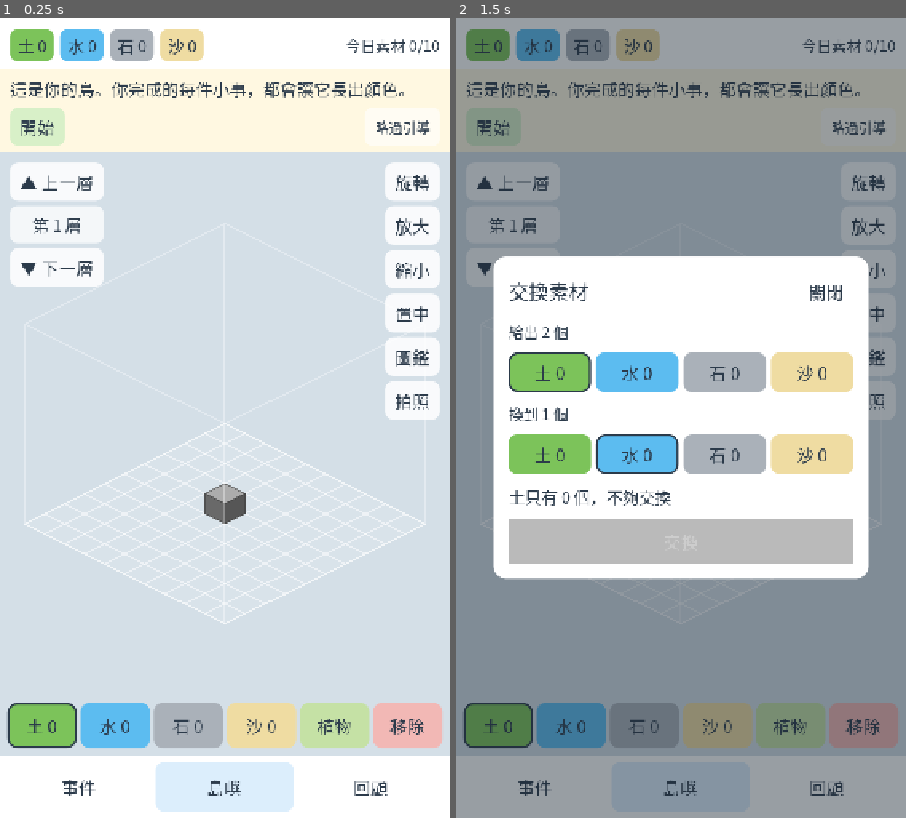
Above: before the commit, frames 1-2 (left to right).
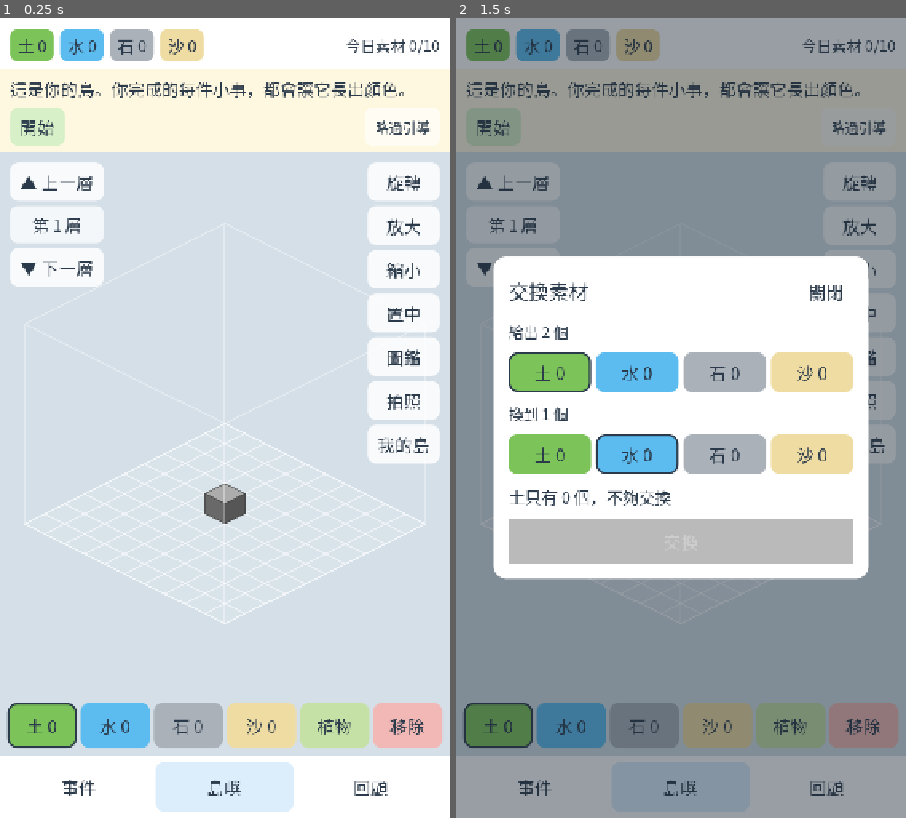
Above: after the commit, the same moments.

Repository: corgi8cm/IsLog
Game: Godot game, scene res://scenes/main.tscn
The game is run twice, just before and just after one commit, with the same random seed, the same clock (stepped at 60 frames per second) and the same inputs.
Inputs:
- Up to frame 1 (0.25 s): no input
- Up to frame 2 (1.5 s): click "土 0" at 0.5 s; click "水 0" at 1.25 s

The runs differ from the first frame. In frame 1, 2.5% of the frame differs, in the area x 81-98%, y 18-56%; in frame 2, 0.4%.

Commit message:
多島與封存：每 100 件解鎖新島，一次只蓋一座，收起來的島時間停止
- 「我的島」列出所有島嶼，可建立新島或把封存的島拿出來
- 封存時記錄日期與時間，拿出來時把褪色與問號計時往後推
- 每座島獨立存檔，玩家存檔記錄島嶼清單與目前的島

Co-Authored-By: Claude Opus 5.5 <noreply@anthropic.com>

Diff:
--- a/scripts/core/game_data.gd
+++ b/scripts/core/game_data.gd
@@ -30,6 +30,12 @@
 var tutorial_step: int = Tutorial.Step.DONE
 ## 已經顯示過的情境提示（第一次達到每日上限、第一次褪色……）。
 var tips_shown: Dictionary = {}
+## 多島：擁有的島嶼 id 與目前在蓋的那一座。
+var island_ids: Array = [0]
+var current_island := 0
+
+## 每完成幾件事件解鎖一座新島。
+const EVENTS_PER_ISLAND := 100
 
 
 func add_event(title: String, now_unix: int, subtask_titles: Array = []) -> Dictionary:
@@ -86,6 +92,20 @@
 	if is_pro:
 		return -1
 	return maxi(0, DAILY_LIMIT - completions_on(date))
+
+
+## 依累計完成件數可以擁有幾座島（第一座免費，之後每 100 件一座）。
+func islands_unlocked() -> int:
+	return 1 + total_completed / EVENTS_PER_ISLAND
+
+
+func can_create_island() -> bool:
+	return island_ids.size() < islands_unlocked()
+
+
+## 距離下一座島還差幾件。
+func events_to_next_island() -> int:
+	return EVENTS_PER_ISLAND * island_ids.size() - total_completed
 
 
 ## 素材交換：EXCHANGE_COST 個 from 換 1 個 to。
@@ -253,6 +273,8 @@
 		"seen_animals": seen_animals.duplicate(),
 		"tutorial_step": tutorial_step,
 		"tips_shown": tips_shown.duplicate(),
+		"island_ids": island_ids.duplicate(),
+		"current_island": current_island,
 	}
 
 
@@ -314,6 +336,14 @@
 			if Catalog.is_animal(str(species)):
 				g.seen_animals[str(species)] = str(seen[species])
 	g.tutorial_step = clampi(int(d.get("tutorial_step", Tutorial.Step.DONE)), 0, Tutorial.Step.DONE)
+	var ids: Array = []
+	for raw_id in d.get("island_ids", [0]):
+		if not ids.has(int(raw_id)):
+			ids.append(int(raw_id))
+	g.island_ids = ids if not ids.is_empty() else [0]
+	g.current_island = int(d.get("current_island", g.island_ids[0]))
+	if not g.island_ids.has(g.current_island):
+		g.current_island = g.island_ids[0]
 	var tips = d.get("tips_shown", {})
 	if typeof(tips) == TYPE_DICTIONARY:
 		for k in tips:
--- a/scripts/core/island_data.gd
+++ b/scripts/core/island_data.gd
@@ -30,6 +30,11 @@
 var next_animal_id := 1
 var last_care_date := ""
 var fade_base := 0.0
+var name := ""
+## 封存：收起來的島時間停止。記下封存當天與時間，拿出來時把褪色與動物的計時往後推。
+var archived := false
+var archived_on := ""
+var archived_at := 0
 
 
 static func in_bounds(p: Vector3i) -> bool:
@@ -158,6 +163,36 @@
 	if fade_base < 0.01:
 		fade_base = 0.0
 	last_care_date = today
+
+
+# --- 封存 ---------------------------------------------------------------
+
+func archive(today: String, now_unix: int) -> void:
+	if archived:
+		return
+	archived = true
+	archived_on = today
+	archived_at = now_unix
+
+
+## 拿出來：封存期間不算，褪色從封存當時的狀態繼續。
+func restore(today: String, now_unix: int) -> void:
+	if not archived:
+		return
+	var days := days_between(archived_on, today)
+	if last_care_date != "" and days > 0:
+		last_care_date = days_ago(last_care_date, -days)
+	var seconds := maxi(0, now_unix - archived_at)
+	for a in animals:
+		if a.confused_since != 0:
+			a.confused_since += seconds
+	archived = false
+	archived_on = ""
+	archived_at = 0
+
+
+func display_name() -> String:
+	return name if name != "" else "第 %d 座島" % (id + 1)
 
 
 # --- 動物 ---------------------------------------------------------------
@@ -354,6 +389,10 @@
 		"next_animal_id": next_animal_id,
 		"last_care_date": last_care_date,
 		"fade_base": fade_base,
+		"name": name,
+		"archived": archived,
+		"archived_on": archived_on,
+		"archived_at": archived_at,
 	}
 
 
@@ -393,4 +432,8 @@
 		island.next_animal_id = maxi(island.next_animal_id, a.id + 1)
 	island.last_care_date = str(d.get("last_care_date", ""))
 	island.fade_base = clampf(float(d.get("fade_base", 0.0)), 0.0, 1.0)
+	island.name = str(d.get("name", ""))
+	island.archived = bool(d.get("archived", false))
+	island.archived_on = str(d.get("archived_on", ""))
+	island.archived_at = int(d.get("archived_at", 0))
 	return island
--- a/scripts/game.gd
+++ b/scripts/game.gd
@@ -203,6 +203,55 @@
 	_commit()
 
 
+# --- 多島與封存 -----------------------------------------------------------
+
+## 每座島的摘要：{id, name, blocks, plants, animals, current}
+func island_summaries() -> Array:
+	var out := []
+	for island_id in data.island_ids:
+		var isl: IslandData = island if island_id == island.id else load_island(island_id)
+		out.append({"id": island_id, "name": isl.display_name(), "blocks": isl.block_count(),
+			"plants": isl.plants.size(), "animals": isl.animals.size(), "current": island_id == island.id})
+	return out
+
+
+func load_island(island_id: int) -> IslandData:
+	var d := _read_json(_island_path(island_id))
+	var isl := IslandData.from_dict(d) if not d.is_empty() else IslandData.new()
+	isl.id = island_id
+	return isl
+
+
+## 建立新島：目前的島自動封存。
+func create_island() -> bool:
+	if not data.can_create_island():
+		return false
+	var new_id: int = data.island_ids.max() + 1
+	data.island_ids.append(new_id)
+	_switch_to(IslandData.new(), new_id)
+	return true
+
+
+## 把封存的島拿出來，目前的島收起來。
+func switch_island(island_id: int) -> bool:
+	if island_id == island.id or not data.island_ids.has(island_id):
+		return false
+	var target := load_island(island_id)
+	target.restore(today(), now())
+	_switch_to(target, island_id)
+	return true
+
+
+func _switch_to(target: IslandData, island_id: int) -> void:
+	island.archive(today(), now())
+	DirAccess.make_dir_recursive_absolute(save_root.path_join(ISLAND_DIR))
+	_write_json(_island_path(island.id), island.to_dict())
+	target.id = island_id
+	island = target
+	data.current_island = island_id
+	_commit()
+
+
 # --- 新手引導 -------------------------------------------------------------
 
 ## 全新開始：天空中一塊灰色的土方塊，從引導第一步開始。
@@ -308,8 +357,11 @@
 		return
 	var d := _read_json(_save_path())
 	data = GameData.from_dict(d) if not d.is_empty() else GameData.new()
-	var i := _read_json(_island_path(0))
+	var i := _read_json(_island_path(data.current_island))
 	island = IslandData.from_dict(i) if not i.is_empty() else IslandData.new()
+	island.id = data.current_island
+	if island.archived:
+		island.restore(today(), now())
 	# 舊存檔沒有圖鑑：島上已經有的動物算來過
 	for a in island.animals:
 		if not data.seen_animals.has(a.species):
--- a/scripts/ui/island_page.gd
+++ b/scripts/ui/island_page.gd
@@ -54,6 +54,7 @@
 	cam_box.add_child(UiKit.button("置中", view.reset_view))
 	cam_box.add_child(UiKit.button("圖鑑", func(): Encyclopedia.open(_modal_host())))
 	cam_box.add_child(UiKit.button("拍照", set_photo_mode.bind(true)))
+	cam_box.add_child(UiKit.button("我的島", func(): IslandsDialog.open(_modal_host())))
 
 	# 下方：素材與移除
 	var bottom := VBoxContainer.new()
--- a/scripts/ui/island_view.gd
+++ b/scripts/ui/island_view.gd
@@ -67,6 +67,9 @@
 		alive[a.id] = true
 		var target := Vector3(a.pos.x, a.pos.y, a.pos.z)
 		var cur: Vector3 = _animal_draw_pos.get(a.id, target)
+		# 距離太遠（例如換了一座島）直接跳過去
+		if cur.distance_to(target) > 2.5:
+			cur = target
 		var moving := cur.distance_to(target) > 0.001
 		_animal_moving[a.id] = moving
 		any_moving = any_moving or moving
--- /dev/null
+++ b/scripts/ui/islands_dialog.gd
@@ -0,0 +1,50 @@
+class_name IslandsDialog
+extends RefCounted
+## 「我的島」：列出所有島嶼，切換目前在蓋的島、建立新島。
+
+
+static func open(host: Control) -> void:
+	var parts := UiKit.open_modal(host, "我的島")
+	var overlay: Control = parts[0]
+	var body: VBoxContainer = parts[1]
+	var note := UiKit.label("一次只蓋一座島。收起來的島時間會停止，不會褪色。", 22)
+	note.autowrap_mode = TextServer.AUTOWRAP_WORD_SMART
+	note.add_theme_color_override("font_color", Color("6b7480"))
+	body.add_child(note)
+
+	for s in Game.island_summaries():
+		var card := PanelContainer.new()
+		card.add_theme_stylebox_override("panel", UiKit.box(Color("e8f5e0") if s.current else Color("f1f4f7"), 14))
+		body.add_child(card)
+		var row := HBoxContainer.new()
+		row.add_theme_constant_override("separation", 10)
+		card.add_child(row)
+		var col := VBoxContainer.new()
+		col.size_flags_horizontal = Control.SIZE_EXPAND_FILL
+		row.add_child(col)
+		col.add_child(UiKit.label(s.name, 28))
+		var info := UiKit.label("方塊 %d · 植物 %d · 動物 %d" % [s.blocks, s.plants, s.animals], 22)
+		info.add_theme_color_override("font_color", Color("6b7480"))
+		col.add_child(info)
+		if s.current:
+			var cur := UiKit.label("目前", 24)
+			cur.add_theme_color_override("font_color", Color("4f8a34"))
+			cur.vertical_alignment = VERTICAL_ALIGNMENT_CENTER
+			row.add_child(cur)
+		else:
+			var island_id: int = s.id
+			row.add_child(UiKit.button("拿出來", func():
+				Game.switch_island(island_id)
+				overlay.queue_free()))
+
+	if Game.data.can_create_island():
+		var b := UiKit.button("建立新島（目前的島會收起來）", func():
+			Game.create_island()
+			overlay.queue_free())
+		b.custom_minimum_size = Vector2(0, 72)
+		b.add_theme_stylebox_override("normal", UiKit.box(Color("d8f0c8"), 14))
+		body.add_child(b)
+	else:
+		var left := UiKit.label("再完成 %d 件事件，就能解鎖新的島。" % Game.data.events_to_next_island(), 24)
+		left.add_theme_color_override("font_color", Color("6b7480"))
+		body.add_child(left)
--- a/tests/run_tests.gd
+++ b/tests/run_tests.gd
@@ -239,6 +239,82 @@
 	var g2 := GameData.from_dict(JSON.parse_string(JSON.stringify(g.to_dict())))
 	check(g2.tutorial_step == Tutorial.Step.PLANT and g2.tips_shown.has("daily_cap"), "引導進度與提示存讀檔")
 	check(GameData.from_dict({}).tutorial_step == Tutorial.Step.DONE, "舊存檔視為已完成引導")
+
+
+# --- 多島與封存 -----------------------------------------------------------
+
+func test_island_unlock_every_100() -> void:
+	var g := GameData.new()
+	check(g.islands_unlocked() == 1 and not g.can_create_island(), "一開始只有一座島")
+	check(g.events_to_next_island() == 100, "還差 100 件")
+	g.total_completed = 99
+	check(not g.can_create_island() and g.events_to_next_island() == 1, "99 件還差 1 件")
+	g.total_completed = 100
+	check(g.can_create_island(), "100 件解鎖第二座")
+	g.island_ids.append(1)
+	check(not g.can_create_island() and g.events_to_next_island() == 100, "用掉後要再 100 件")
+	g.total_completed = 250
+	check(g.islands_unlocked() == 3 and g.can_create_island(), "250 件可以有 3 座")
+
+
+func test_archive_freezes_fade_and_animals() -> void:
+	var island := IslandData.new()
+	island.care("2026-11-01")
+	island.animals.append({"id": 1, "species": "sheep", "pos": Vector3i.ZERO, "arrived": 0, "confused_since": 1000})
+	check(is_equal_approx(island.fade_on("2026-11-04"), 0.25), "封存前 11/04 褪色 25%")
+	island.archive("2026-11-04", 5000)
+	island.restore("2026-11-20", 5000 + 16 * 86400)
+	check(is_equal_approx(island.fade_on("2026-11-20"), 0.25), "封存 16 天後拿出來仍是 25%")
+	check(island.animals[0].confused_since == 1000 + 16 * 86400, "問號計時也往後推")
+	check(not island.archived, "拿出來後不是封存狀態")
+	var never := IslandData.new()
+	never.archive("2026-11-01", 0)
+	never.restore("2026-11-30", 0)
+	check(never.fade_on("2026-11-30") == 0.0, "從沒照顧過的島拿出來也不褪色")
+
+
+func test_island_name_and_archive_saved() -> void:
+	var island := IslandData.new()
+	island.id = 2
+	check(island.display_name() == "第 3 座島", "預設名稱")
+	island.name = "海邊"
+	island.archive("2026-11-12", 77)
+	var i2 := IslandData.from_dict(JSON.parse_string(JSON.stringify(island.to_dict())))
+	check(i2.display_name() == "海邊" and i2.archived and i2.archived_on == "2026-11-12" and i2.archived_at == 77, "名稱與封存狀態存讀檔")
+	var g := GameData.new()
+	g.island_ids = [0, 1]
+	g.current_island = 1
+	var g2 := GameData.from_dict(JSON.parse_string(JSON.stringify(g.to_dict())))
+	check(g2.island_ids == [0, 1] and g2.current_island == 1, "島嶼清單存讀檔")
+	check(GameData.from_dict({"island_ids": [0], "current_island": 5}).current_island == 0, "目前的島不在清單時改用第一座")
+
+
+func test_game_create_and_switch_islands() -> void:
+	var dir := "user://test_islands_%d" % Time.get_ticks_usec()
+	var game = load("res://scripts/game.gd").new()
+	game.save_root = dir
+	game.data.tutorial_step = Tutorial.Step.DONE
+	game.data.inventory[Materials.DIRT] = 5
+	game.place_block(Vector3i(1, 1, 0), Materials.DIRT)
+	check(not game.create_island(), "還沒滿 100 件不能建新島")
+	game.data.total_completed = 100
+	check(game.create_island(), "建立第二座島")
+	check(game.island.id == 1 and game.island.block_count() == 0, "切到空的新島")
+	var first = game.load_island(0)
+	check(first.archived and first.block_count() == 1, "第一座島已封存且保留方塊")
+	game.place_block(Vector3i(2, 2, 0), Materials.DIRT)
+	check(game.switch_island(0), "拿回第一座島")
+	check(game.island.id == 0 and not game.island.archived and game.island.has_block(Vector3i(1, 1, 0)), "第一座島回來了")
+	check(game.load_island(1).has_block(Vector3i(2, 2, 0)), "第二座島的方塊保留")
+	var summaries: Array = game.island_summaries()
+	check(summaries.size() == 2 and summaries[0].current and summaries[1].blocks == 1, "島嶼摘要")
+	var game2 = load("res://scripts/game.gd").new()
+	game2.save_root = dir
+	game2.load_game()
+	check(game2.island.id == 0 and game2.data.island_ids == [0, 1], "重新讀檔後在第一座島")
+	game.free()
+	game2.free()
+	_remove_dir(dir)
 
 
 func test_exchange_two_for_one() -> void:
--- a/tests/ui_smoke.gd
+++ b/tests/ui_smoke.gd
@@ -125,6 +125,23 @@
 	await _frames()
 	check(_find(main, func(n): return n is Button and n.text == "交換") == null, "關閉視窗")
 
+	# 我的島：滿 100 件建立新島，再把第一座拿回來
+	main.call("_show_page", 1)
+	game.data.total_completed = 100
+	var first_blocks: int = game.island.block_count()
+	_button(page, "我的島").pressed.emit()
+	await _frames()
+	check(_find(main, func(n): return n is Label and n.text == "第 1 座島") != null, "列出第一座島")
+	_button(main, "建立新島（目前的島會收起來）").pressed.emit()
+	await _frames()
+	check(game.island.id == 1 and game.island.block_count() == 0, "建立並切到新島")
+	_button(page, "我的島").pressed.emit()
+	await _frames()
+	_button(main, "拿出來").pressed.emit()
+	await _frames()
+	check(game.island.id == 0 and game.island.block_count() == first_blocks, "拿回第一座島")
+	main.call("_show_page", 0)
+
 	await _tutorial_walkthrough(game, main)
 
 	_cleanup("user://ui_smoke")
Not shown, added: scripts/ui/islands_dialog.gd.uid
